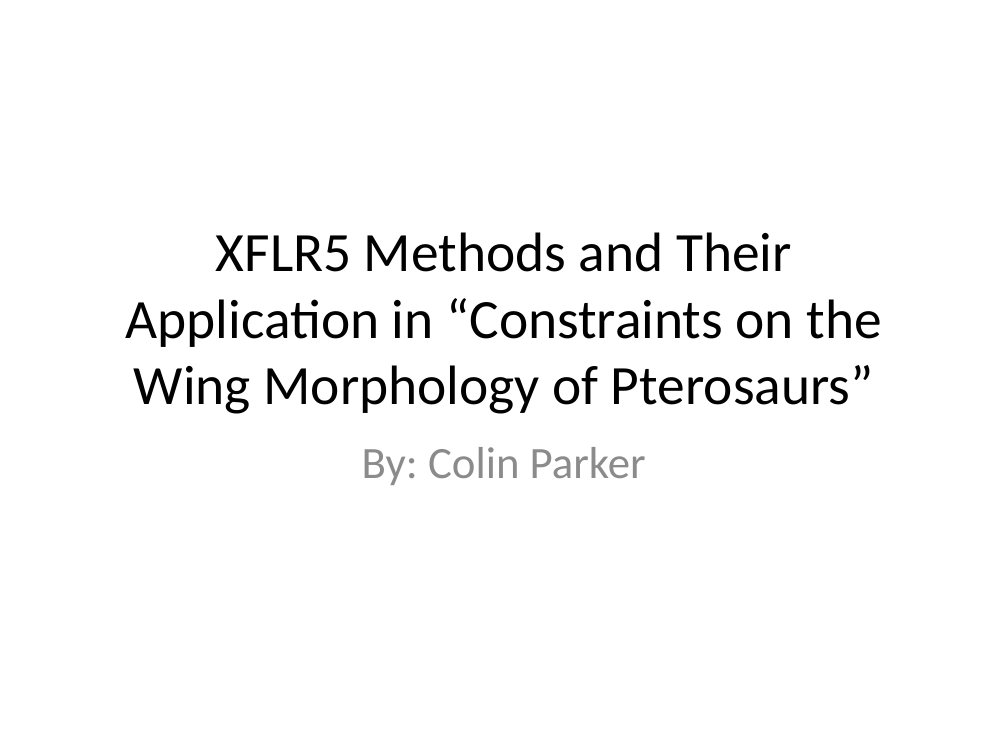
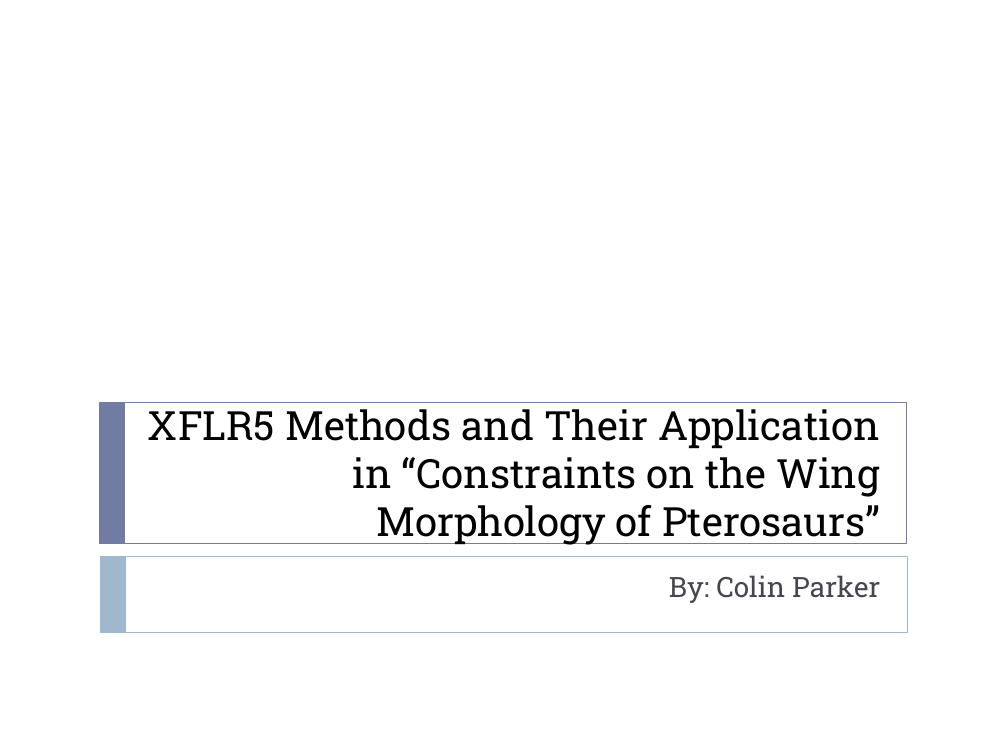
Before and after one commit to colinparker/Pterosaur, a slide deck: slide 1 of XFLR5 Methods and Their Application in.pptx. Drawn at 1008x756 pixels with LibreOffice and Linux fonts; fonts in the diff are those of the drawing. Boxes give left, top, right and bottom in pixels: in the first picture for what was removed or moved away, otherwise in the second. Text is boxed around its words. In the diff, an @@ line names an element or a change of style, - is before the commit and + after.

```diff
--- a/XFLR5 Methods and Their Application in.pptx
+++ b/XFLR5 Methods and Their Application in.pptx
@@ rectangle added at [100, 402, 906, 543], outline #727CA3 0.5 pt @@
@@ rectangle added at [100, 402, 125, 543], fill #727CA3 @@
@@ title "XFLR5 Methods and Their Application ...": place and size @@
-title "XFLR5 Methods and Their Application ..." at [126, 232, 882, 414]
+title "XFLR5 Methods and Their Application ..." at [148, 409, 880, 545]
@@ title "XFLR5 Methods and Their Application ..." at [148, 409, 880, 545]: size 39.6 to 28.8 pt, font Calibri to Roboto Slab; alignment centre to right; vertical alignment middle to top @@
@@ rectangle added at [101, 556, 907, 632], outline #9FB8CD 0.5 pt @@
@@ rectangle added at [101, 556, 126, 632], fill #9FB8CD @@
@@ subtitle "By: Colin Parker": place and size @@
-subtitle "By: Colin Parker" at [362, 447, 646, 485]
+subtitle "By: Colin Parker" at [669, 575, 880, 603]
@@ subtitle "By: Colin Parker" at [669, 575, 880, 603]: size 32 to 20 pt, font Calibri to Roboto Slab, text colour #8C8C8C to #464653; alignment centre to right @@
```
Also in this commit, not shown: 13 other slides changed, 5 slides added, 6 slides removed, 1 other file.
